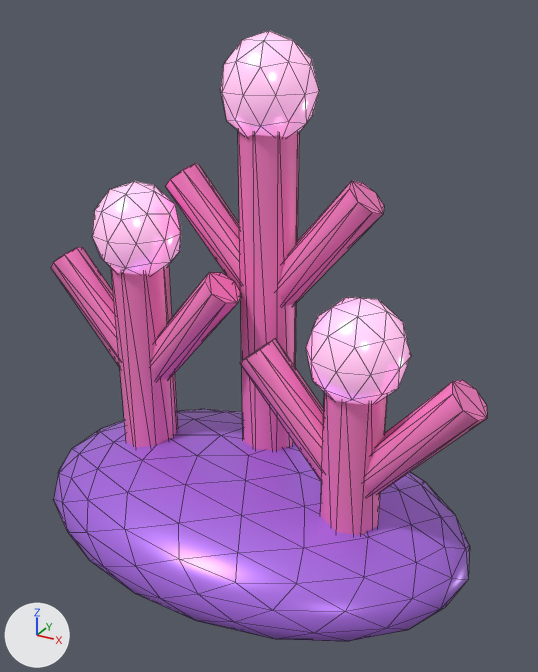
Two versions of the glTF model public/models/coral_cluster.glb, one commit apart.
Rendered twice from a camera (50 mm lens) standing at (1.5, -2.52, 2.3) and looking at (0.09, 0.04, 1.02). The axes (+X, +Y, +Z) are drawn at lower left. The lights are the same throughout. The first picture is the older version. Mesh edges are drawn as thin lines. Where no turn or scale is listed for an object, it has been applied to the vertices. Vertices at exactly the same position are counted once.

Script lines for the objects in view, before the commit:
```python
mat_orchid_violet = principled_material('Orchid Violet')
mat_orchid_violet.base_color = (0.43, 0.16, 0.82)  # purple #af6fea
mat_orchid_violet.metallic = 0.25
mat_orchid_violet.roughness = 0.35
mat_reef_pink = principled_material('Reef Pink')
mat_reef_pink.base_color = (1.0, 0.22, 0.58)  # pink #ff81c8
mat_reef_pink.metallic = 0.1
mat_reef_pink.roughness = 0.45
me_cylinder_077 = bpy.data.meshes.new('Cylinder.077')
me_cylinder_077.from_pydata(...)  # 144 vertices, 252 faces; spans x -0.54..1.4, y -0.23..0.33, z -1.66..0.39
me_cylinder_077.materials.append(mat_reef_pink)  # pink #ff81c8
me_icosphere_153 = bpy.data.meshes.new('Icosphere.153')
me_icosphere_153.from_pydata(...)  # an icosphere of 320 faces spanning x -1.05..1.05, y -0.7..0.7, z -0.28..0.28
me_icosphere_153.materials.append(mat_orchid_violet)  # purple #af6fea
me_icosphere_154 = bpy.data.meshes.new('Icosphere.154')
me_icosphere_154.from_pydata(...)  # an icosphere of 80 faces spanning x -0.19..0.19, y -0.2..0.2, z -0.22..0.22; an icosphere of 80 faces spanning x 0.36..0.74, y 0.0..0.4, z 0.38..0.82; an icosphere of 80 faces spanning x 0.91..1.29, y -0.3..0.1, z -0.52..-0.08
me_icosphere_154.materials.append(mat_pearl_glow)  # pale pink #ffe5f3, glowing pink #b86aa7
ob_coralbranch = bpy.data.objects.new('CoralBranch', me_cylinder_077)
ob_coralbranch.parent = ob_coral_cluster
ob_coralbranch.location = (-0.77, 0.0, 0.952)
ob_coralbranch.rotation_euler = (0.0, -0.7, 0.0)  # degrees (0, -40, 0)
ob_coralrock = bpy.data.objects.new('CoralRock', me_icosphere_153)
ob_coralrock.location = (0.0, 0.0, 0.13)
ob_coraltip = bpy.data.objects.new('CoralTip', me_icosphere_154)
ob_coraltip.location = (-0.55, 0.0, 1.4)
```
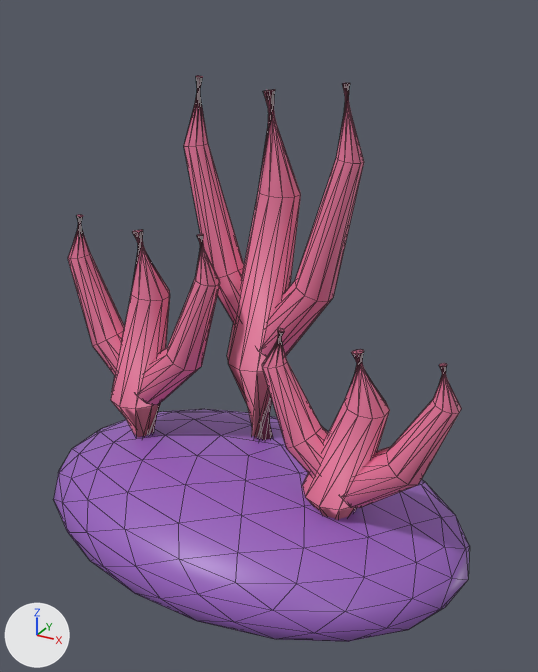
Scene script edits in JSON lines:
```json
{"op": "set", "path": "mat_reef_pink.base_color", "old": "(1.0, 0.22, 0.58)", "new": "(0.8, 0.18, 0.33)", "note": "pink #ff81c8 -> pink #e7769b"}
{"op": "set", "path": "mat_orchid_violet.metallic", "old": "0.25", "new": "0.0"}
{"op": "set", "path": "mat_orchid_violet.base_color", "old": "(0.43, 0.16, 0.82)", "new": "(0.31, 0.12, 0.52)", "note": "purple #af6fea -> purple #9761bf"}
{"block": "me_cylinder_077", "where": "# used by ob_coralbranch; parent = ob_coral_cluster; location = (-0.77, 0.0, 0.952); rotation_euler = (0.0, -0.7, 0.0), in degrees (0, -40, 0)"}
{"op": "remove", "block": "me_cylinder_077", "code": "me_cylinder_077.from_pydata(...)  # 144 vertices, 252 faces; spans x -0.54..1.4, y -0.23..0.33, z -1.66..0.39"}
{"op": "add", "block": "me_cylinder_077", "code": "me_cylinder_077.from_pydata(...)  # 358 vertices, 684 faces; spans x -0.96..0.96, y -0.27..0.37, z -0.03..2.04"}
{"block": "me_cylinder_077", "change": "me_cylinder_077 part 1: 7 loose pieces with 112 vertices, spanning x -0.09..1.4, y -0.23..0.29, z -1.66..0.34, are deleted"}
{"block": "me_cylinder_077", "change": "me_cylinder_077 part 2: 32 vertices removed from x -0.54..1.36, y -0.13..0.33, z -1.31..0.39; 358 vertices added at x -0.96..0.96, y -0.27..0.37, z -0.03..2.04"}
{"op": "set", "path": "ob_coralbranch.rotation_euler", "old": "(0.0, -0.7, 0.0)", "new": "(0.0, 0.0, 0.0)", "note": "degrees (0, -40, 0) -> degrees (0, 0, 0)"}
{"op": "set", "path": "ob_coralbranch.location", "old": "(-0.77, 0.0, 0.952)", "new": "(0.0, 0.0, 0.0)"}
{"op": "remove", "block": "ob_coraltip", "code": ["ob_coraltip = bpy.data.objects.new('CoralTip', me_icosphere_154)", "ob_coraltip.location = (-0.55, 0.0, 1.4)"]}
```

Location of each change, (x1, y1, x2, y2) in pixels of the pictures (538 x 672 px):
```json
{"object": "CoralBranch", "change": "recoloured, reshaped, moved, turned", "before": [51, 131, 487, 535], "after": [68, 76, 462, 520]}
{"object": "CoralRock", "change": "recoloured, surface changed", "before": [53, 409, 470, 641], "after": [53, 409, 470, 641]}
{"object": "CoralTip", "change": "deleted", "before": [92, 31, 411, 404]}
{"part": 1, "of": "me_cylinder_077", "change": "deleted", "before": [51, 164, 487, 535], "on screen": "pink"}
{"part": 2, "of": "me_cylinder_077", "change": "cut back", "before": [111, 131, 299, 451], "after": [68, 76, 462, 520]}
```
